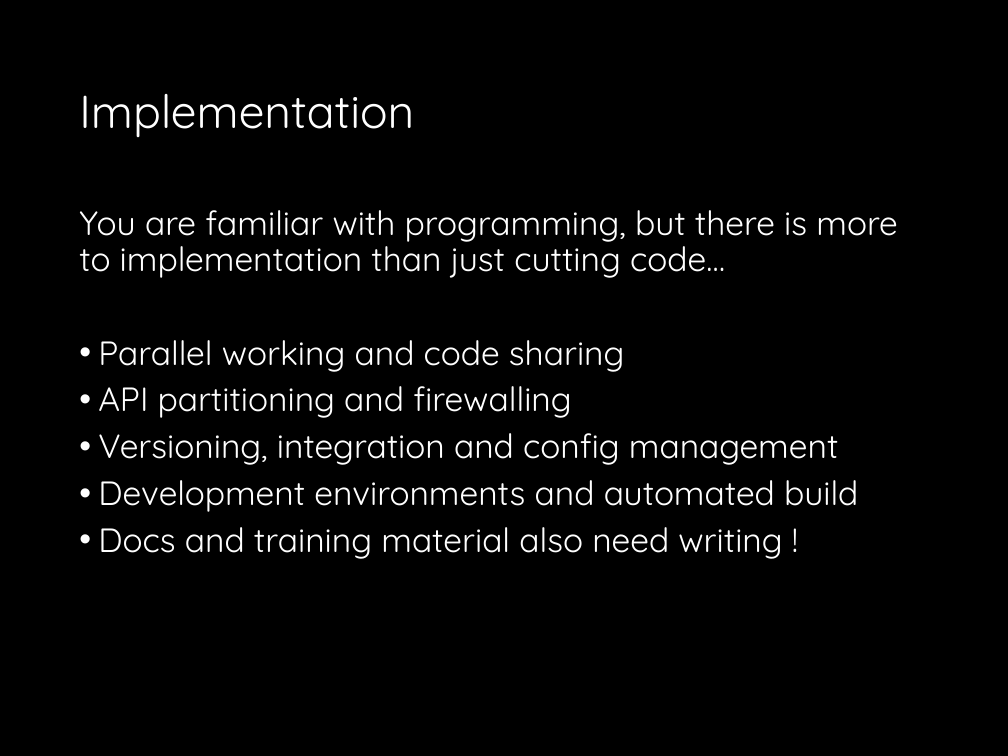
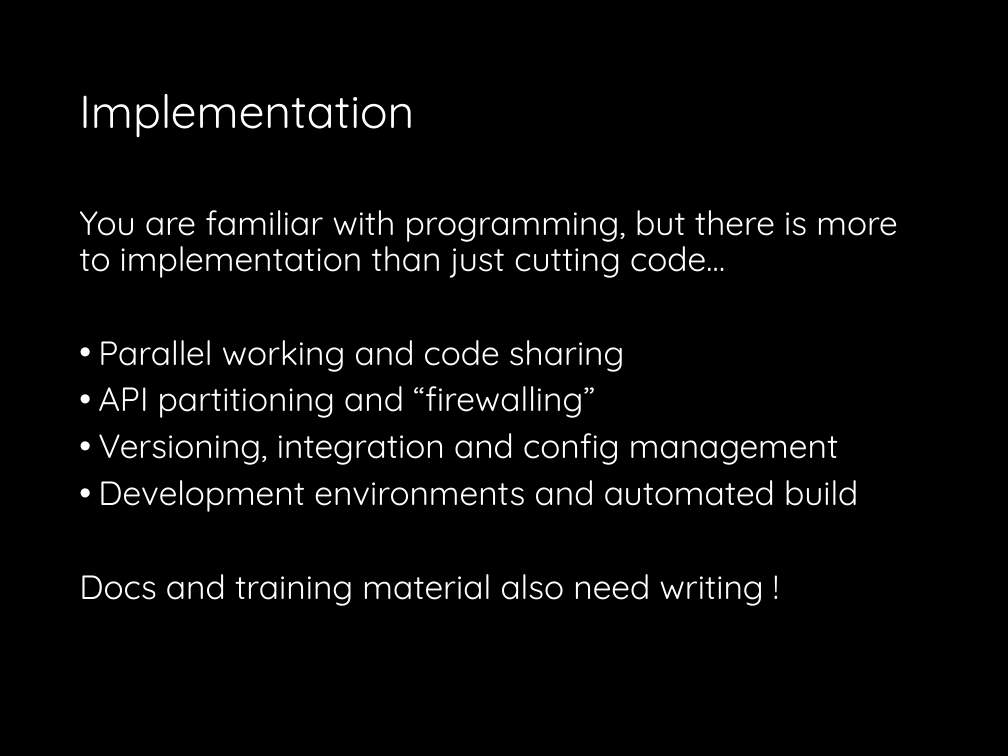
Before and after one commit to fossabot/SPE2018, a slide deck: slide 15 of Lecture Slides/03 Software Process.pptx. Drawn at 1008x756 pixels with LibreOffice and Linux fonts; fonts in the diff are those of the drawing. Boxes give left, top, right and bottom in pixels: in the first picture for what was removed or moved away, otherwise in the second. Text is boxed around its words. In the diff, an @@ line names an element or a change of style, - is before the commit and + after.

```diff
--- a/Lecture Slides/03 Software Process.pptx
+++ b/Lecture Slides/03 Software Process.pptx
@@ text at (x1=98, y1=386, x2=595, y2=418): text changed @@
-• API partitioning and firewalling
+• API partitioning and “firewalling”
@@ text at (x1=79, y1=574, x2=764, y2=606): bullet • to none @@
```
Also in this commit, not shown: 7 other slides changed.
